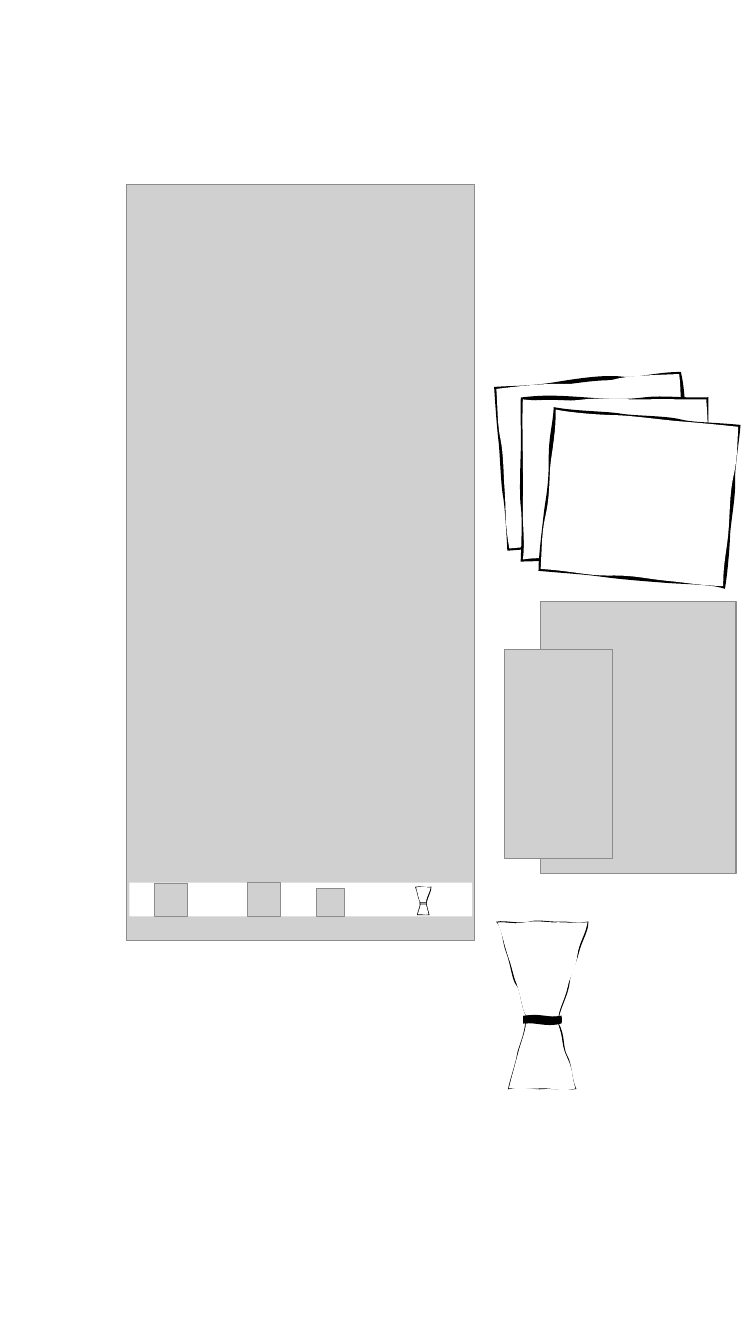
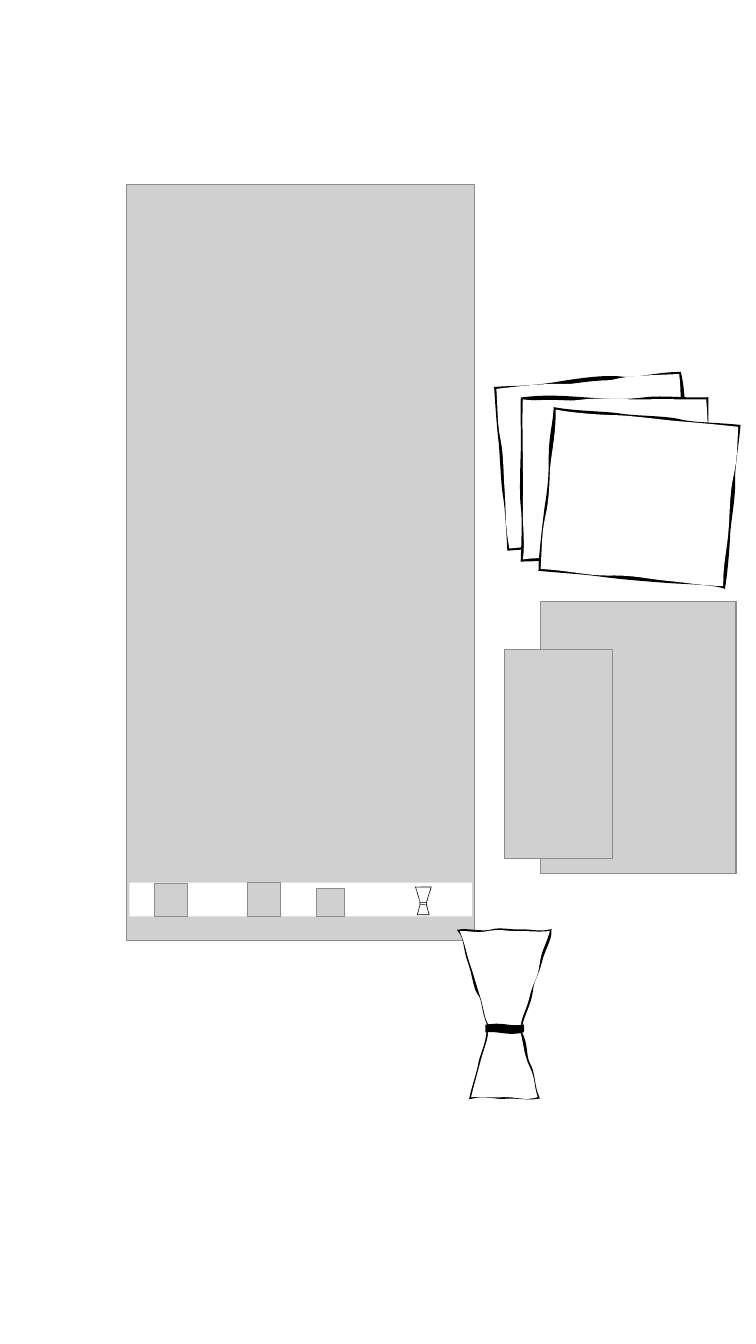
Before and after one commit to johntmayo/barkeep, a slide deck: slide 5 of icons/icon workspace.pptx. Drawn at 756x1344 pixels with LibreOffice and Linux fonts; fonts in the diff are those of the drawing; grey boxes stand for pictures; background and template pictures are left out. Boxes give left, top, right and bottom in pixels: in the first picture for what was removed or moved away, otherwise in the second. Text is boxed around its words. In the diff, an @@ line names an element or a change of style, - is before the commit and + after.

```diff
--- a/icons/icon workspace.pptx
+++ b/icons/icon workspace.pptx
@@ outline redrawn in 3 elements at (416, 887, 431, 902), (418, 904, 429, 914), (420, 903, 426, 904) @@
@@ freeform shape at (460, 931, 549, 1026): outline #000000 1 pt to #000000 2.25 pt @@
@@ 3 freeform shapes: place and size @@
-3 freeform shapes at (498, 922, 588, 1089)
+3 freeform shapes at (460, 931, 549, 1098)
@@ freeform shape at (471, 1032, 537, 1098): outline #000000 1 pt to #000000 2.25 pt @@
```
Also in this commit, not shown: 27 other files.
